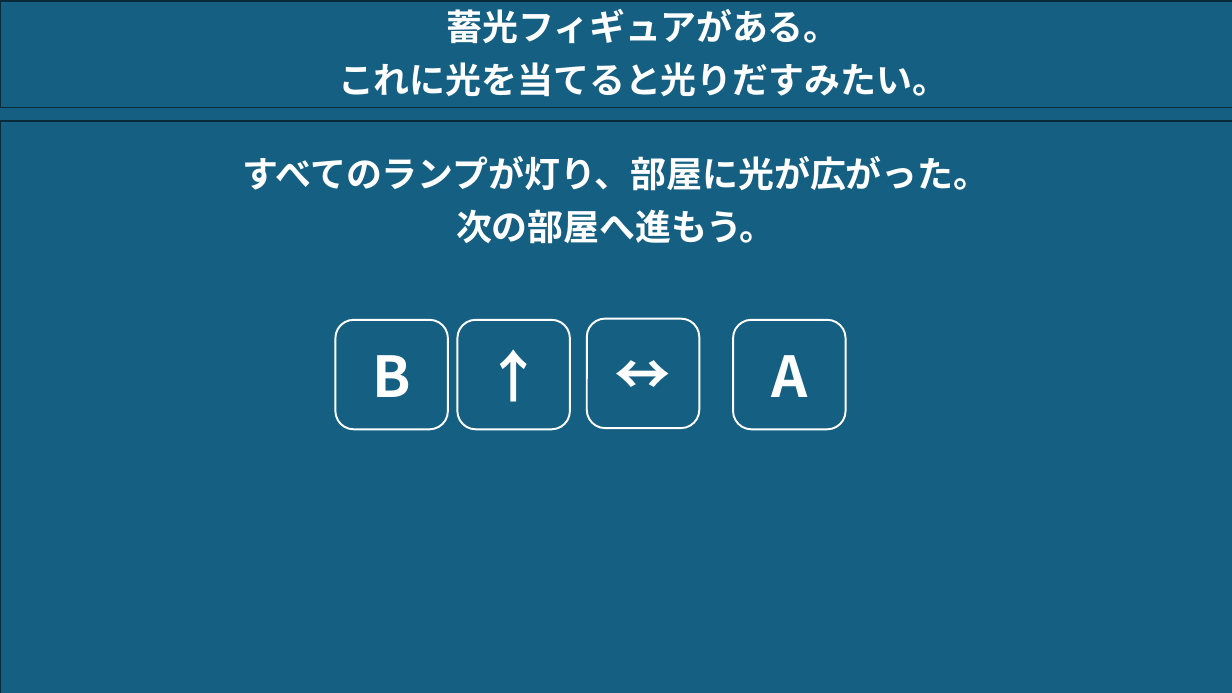
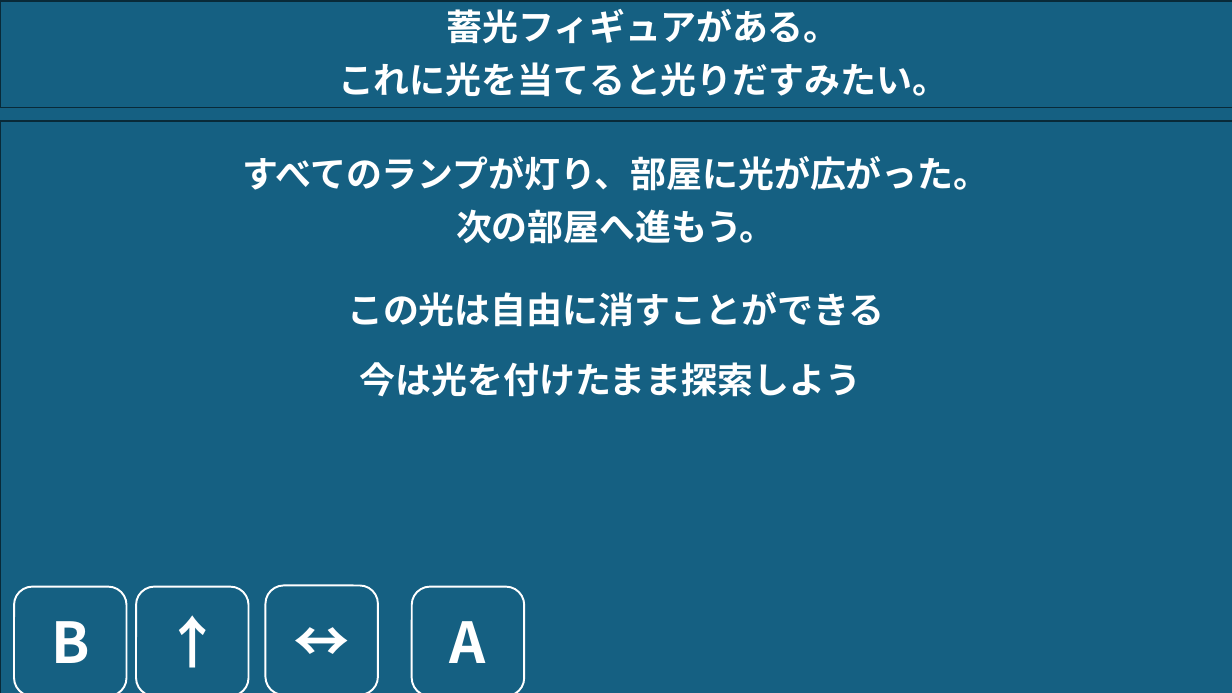
Before and after one commit to DDDpega/Guiding-Light, a slide deck: slide 6 of 素材.pptx. Drawn at 1232x693 pixels with LibreOffice and Linux fonts; fonts in the diff are those of the drawing. Boxes give left, top, right and bottom in pixels: in the first picture for what was removed or moved away, otherwise in the second. Text is boxed around its words. In the diff, an @@ line names an element or a change of style, - is before the commit and + after.

```diff
--- a/素材.pptx
+++ b/素材.pptx
@@ text added at <box>347,292,885,327</box>, 28 pt, text #FFFFFF, bold @@
+この光は自由に消すことができる
@@ text added at <box>360,362,861,397</box>, 28 pt, text #FFFFFF, bold @@
+今は光を付けたまま探索しよう
@@ 4 rounded rectangles: place and size @@
-4 rounded rectangles at <box>335,319,846,429</box>
+4 rounded rectangles at <box>14,586,525,693</box>
```
Also in this commit, not shown: 1 other slide changed, 20 other files.
